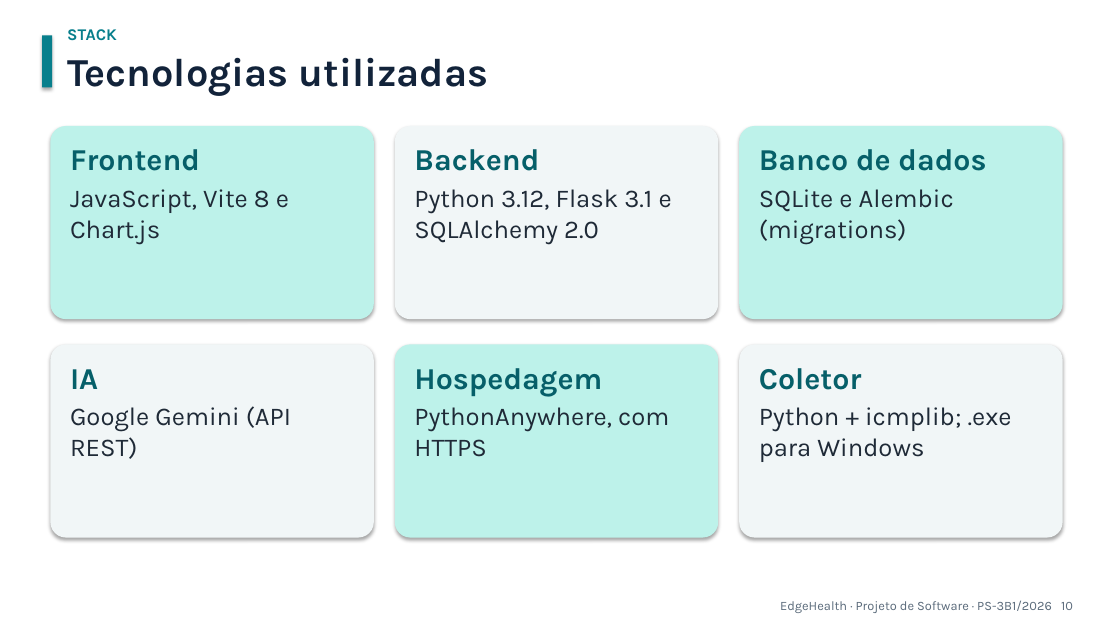
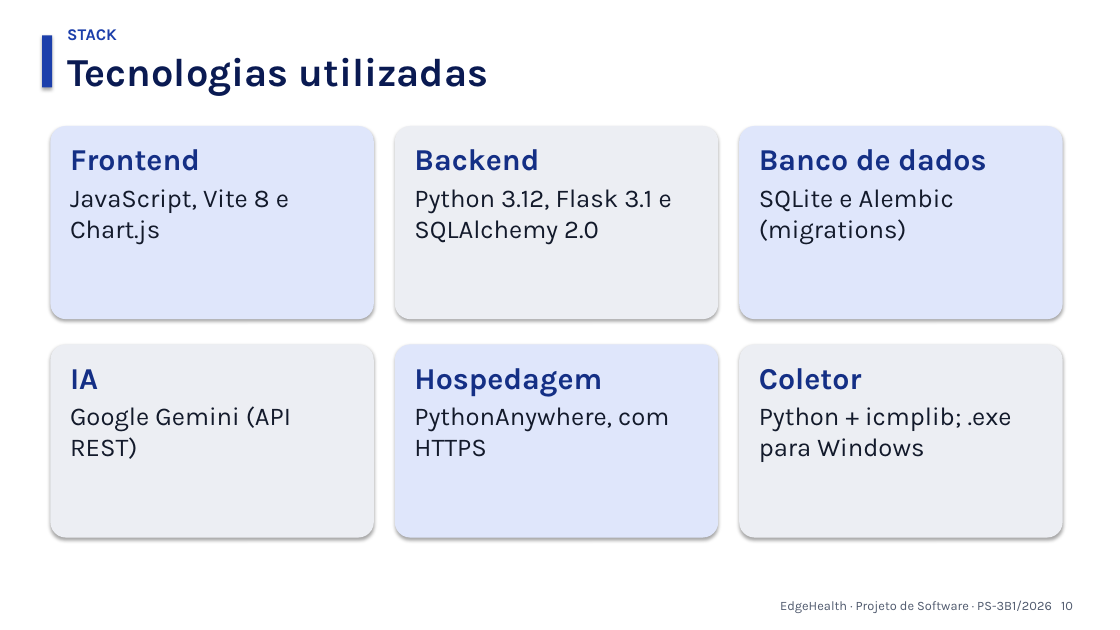
Before and after one commit to MarceloRodriguesDoNascimento/EdgeHealth, a slide deck: slide 10 of apresentacao/EdgeHealth_Apresentacao_Final.pptx. Drawn at 1120x630 pixels with LibreOffice and Linux fonts; fonts in the diff are those of the drawing. Boxes give left, top, right and bottom in pixels: in the first picture for what was removed or moved away, otherwise in the second. Text is boxed around its words. In the diff, an @@ line names an element or a change of style, - is before the commit and + after.

```diff
--- a/apresentacao/EdgeHealth_Apresentacao_Final.pptx
+++ b/apresentacao/EdgeHealth_Apresentacao_Final.pptx
@@ text "STACK" at [67,29,117,41]: text colour #087F8C to #1C3FAB @@
@@ rectangle at [42,35,52,87]: fill #087F8C to #1C3FAB @@
@@ text "Tecnologias utilizadas" at [67,57,489,96]: text colour #12233A to #0A1A52 @@
@@ rounded rectangle "Frontend" at [50,126,374,319]: text colour #065F69 to #142F85 in "Frontend"; text colour #1F2A37 to #131A2B in "JavaScript, Vite 8 e Chart.js"; fill #BDF2EA to #DFE6FB @@
@@ rounded rectangle "Backend" at [395,126,718,319]: text colour #065F69 to #142F85 in "Backend"; text colour #1F2A37 to #131A2B in "Python 3.12, Flask 3.1 e SQLAlchemy 2.0"; fill #F1F6F7 to #ECEEF3 @@
@@ rounded rectangle "Banco de dados" at [739,126,1063,319]: text colour #065F69 to #142F85 in "Banco de dados"; text colour #1F2A37 to #131A2B in "SQLite e Alembic (migrations)"; fill #BDF2EA to #DFE6FB @@
@@ rounded rectangle "IA" at [50,344,374,538]: text colour #065F69 to #142F85 in "IA"; text colour #1F2A37 to #131A2B; fill #F1F6F7 to #ECEEF3 @@
@@ rounded rectangle "Hospedagem" at [395,344,718,538]: text colour #065F69 to #142F85 in "Hospedagem"; text colour #1F2A37 to #131A2B in "PythonAnywhere, com HTTPS"; fill #BDF2EA to #DFE6FB @@
@@ rounded rectangle "Coletor" at [739,344,1063,538]: text colour #065F69 to #142F85 in "Coletor"; text colour #1F2A37 to #131A2B in "Python + icmplib; .exe para Windows"; fill #F1F6F7 to #ECEEF3 @@
@@ text "EdgeHealth · Projeto de Software ..." at [780,600,1073,613]: text colour #5B6B7B to #505A6E @@
```
Also in this commit, not shown: 15 other slides changed, 41 other files.
